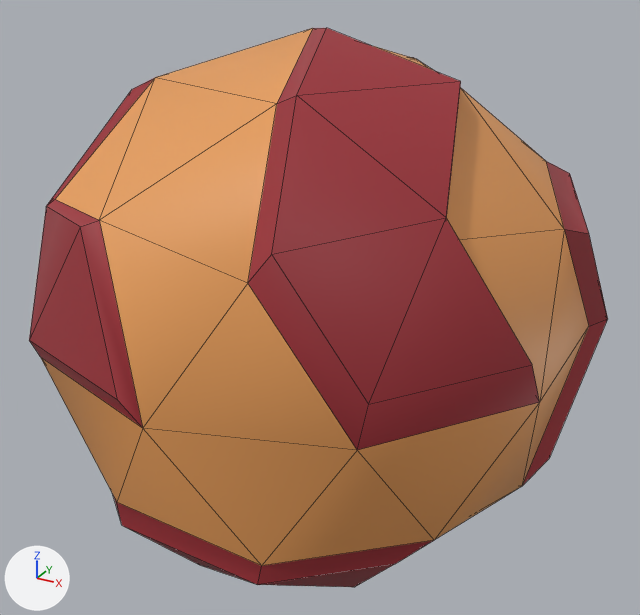
Renders of the FBX model Planets/Assets/Models/small_fire_planet_1.fbx from each side of a commit.
One viewpoint serves both versions: a 50 mm lens placed at (0.906, -1.618, 0.807), pointed at (0.014, 0.004, -0.003). Lighting does not change. The marker at lower left points along +X, +Y and +Z. Mesh edges are drawn as thin lines.
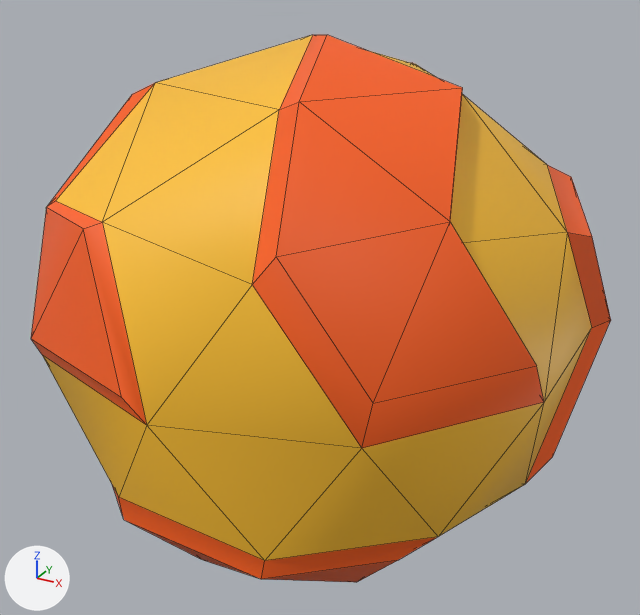
Changed parts and their boxes (x1, y1, x2, y2) in the pictures (640 x 615 px):
'Icosphere.002', recoloured, rescaled: before (29, 28, 608, 587); after (31, 35, 611, 582)
part 1 of me_icosphere, recoloured: before (41, 28, 589, 566); after (42, 35, 592, 560)
part 2 of me_icosphere, recoloured (red to orange): before (29, 28, 608, 587); after (31, 35, 611, 582)

Patch to the scene script:
```diff
--- a/Planets/Assets/Models/small_fire_planet_1.fbx.py
+++ b/Planets/Assets/Models/small_fire_planet_1.fbx.py
@@ mat_ground_small @@
+mat_ground_small = principled_material('ground_small')
+mat_ground_small.base_color = (1.0, 0.122, 0.00972)  # orange #ff6219
@@ mat_lava_small @@
+mat_lava_small = principled_material('lava_small')
+mat_lava_small.base_color = (1.0, 0.539, 0.0307)  # yellow #ffc231
@@ me_icosphere @@
 me_icosphere.from_pydata(...)  # 85 vertices, 123 faces; spans x -0.96..1.0, y -1.0..1.02, z -1.01..1.01
 # used by ob_icosphere_002; location = (0.0, 0.0, 0.0); scale = (0.606, 0.606, 0.606)
+# me_icosphere part 1: all 49 faces that had it switch from mat_lava (orange #e79e5a) to mat_lava_small (yellow #ffc231)
+# me_icosphere part 2: all 74 faces that had it switch from mat_ground (red #9e2e36) to mat_ground_small (orange #ff6219)
@@ ob_icosphere_002 @@
 ob_icosphere_002.location = (0.0, 0.0, 0.0)
-ob_icosphere_002.scale = (0.606, 0.606, 0.606)
+ob_icosphere_002.scale = (0.613, 0.595, 0.593)
```
